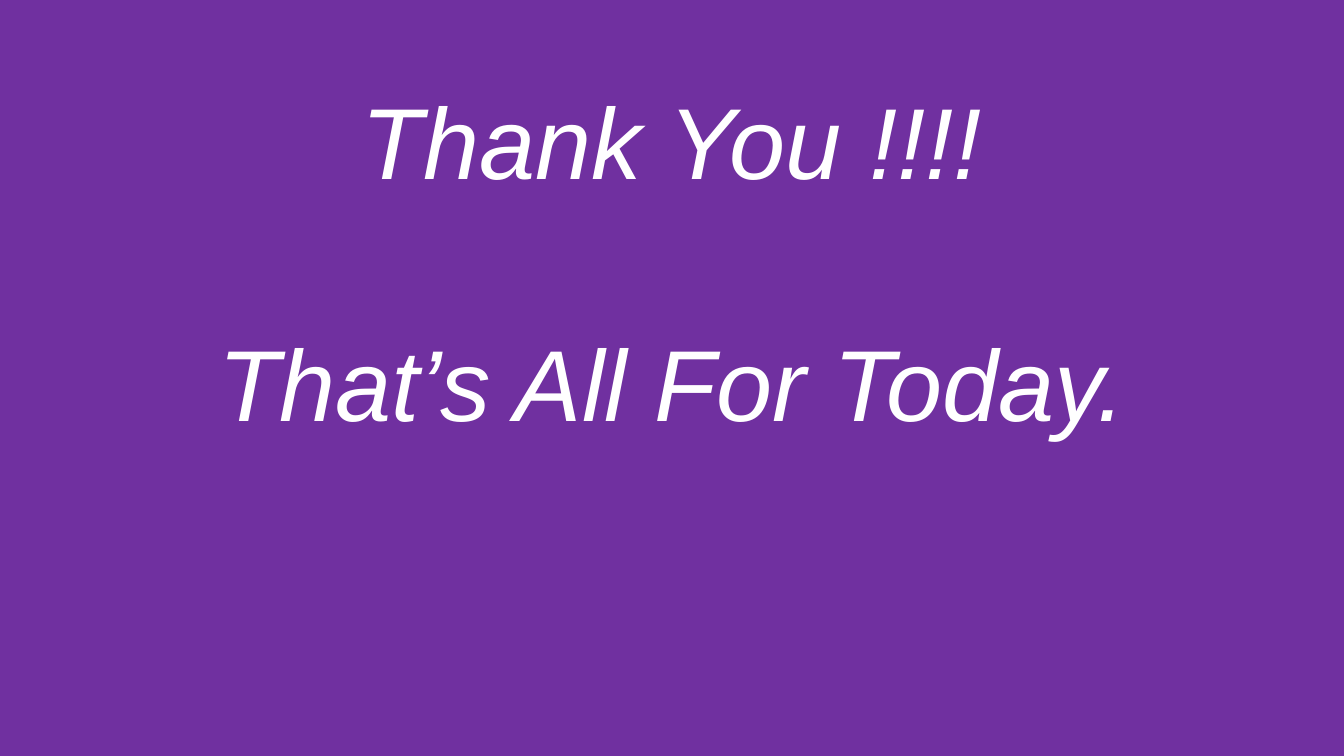
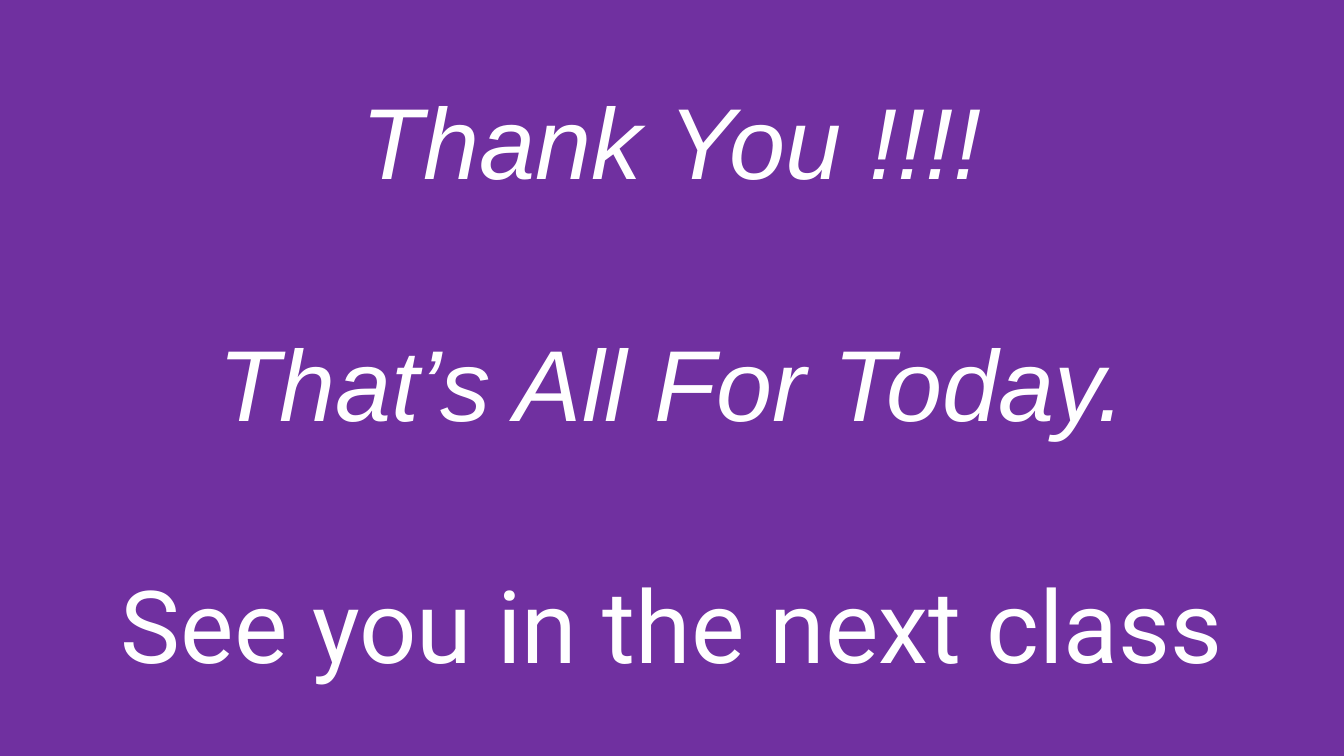
Before and after one commit to MukeshDubey1420/Front-End-Basics-Documents, a slide deck: slide 77 of Bootstrap.pptx (slide 71 before the commit). Drawn at 1344x756 pixels with LibreOffice and Linux fonts; fonts in the diff are those of the drawing. Boxes give left, top, right and bottom in pixels: in the first picture for what was removed or moved away, otherwise in the second. Text is boxed around its words. In the diff, an @@ line names an element or a change of style, - is before the commit and + after.

```diff
--- a/Bootstrap.pptx
+++ b/Bootstrap.pptx
@@ title at [121,106,1222,685]: text changed @@
-Thank You !!!!
-That’s All For Today.
+Thank You !!!!
+That’s All For Today.
+See you in the next class
```
Also in this commit, not shown: 7 other slides changed, 6 slides added.
